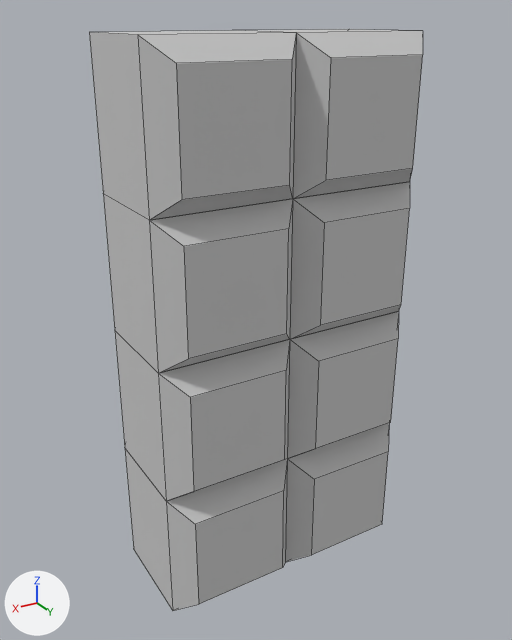
Before and after pictures for a commit that changed the FBX model Assets/Models/Color Block Jam/FBX/lego_flat_8.fbx.
Camera for both pictures: a 50 mm lens placed at (2.53, 4.15, 2.09), pointed at (0.03, -0.02, 0.0). Lighting does not change. The marker at lower left points along +X, +Y and +Z. Mesh edges are drawn as thin lines. Where no turn or scale is listed for an object, it has been applied to the vertices.

Objects in the first picture: 'lego_flat_8'.
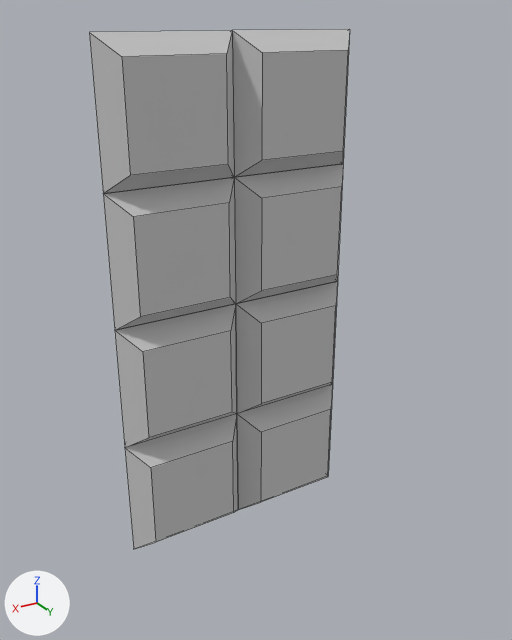
The newer file is also turned or shifted as a whole; pictures and numbers use the older file's frame.

What differs and where, as boxes [x1, y1, x2, y2] in the pictures (512 x 640 px):
```json
{"object": "lego_flat_8", "change": "reshaped", "before": [89, 29, 423, 611], "after": [89, 29, 350, 549], "on screen": "22% narrower, 11% shorter"}
```

The change, as JSON lines over the scene's bpy script:
```json
{"block": "me_mesh", "where": "me_mesh.from_pydata(...)  # 128 vertices, 112 faces; spans x -1.0..1.0, y -0.55..0.55, z -1.99..1.99"}
{"block": "me_mesh", "where": "# used by ob_lego_flat_8; location = (0.0, 0.0, 0.0)"}
{"block": "me_mesh", "change": "me_mesh part 1: all 64 vertices in x -1.0..1.0, y 0.39..0.55, z -1.99..1.99 are moved by (0.0, -0.77, 0.0)"}
```
